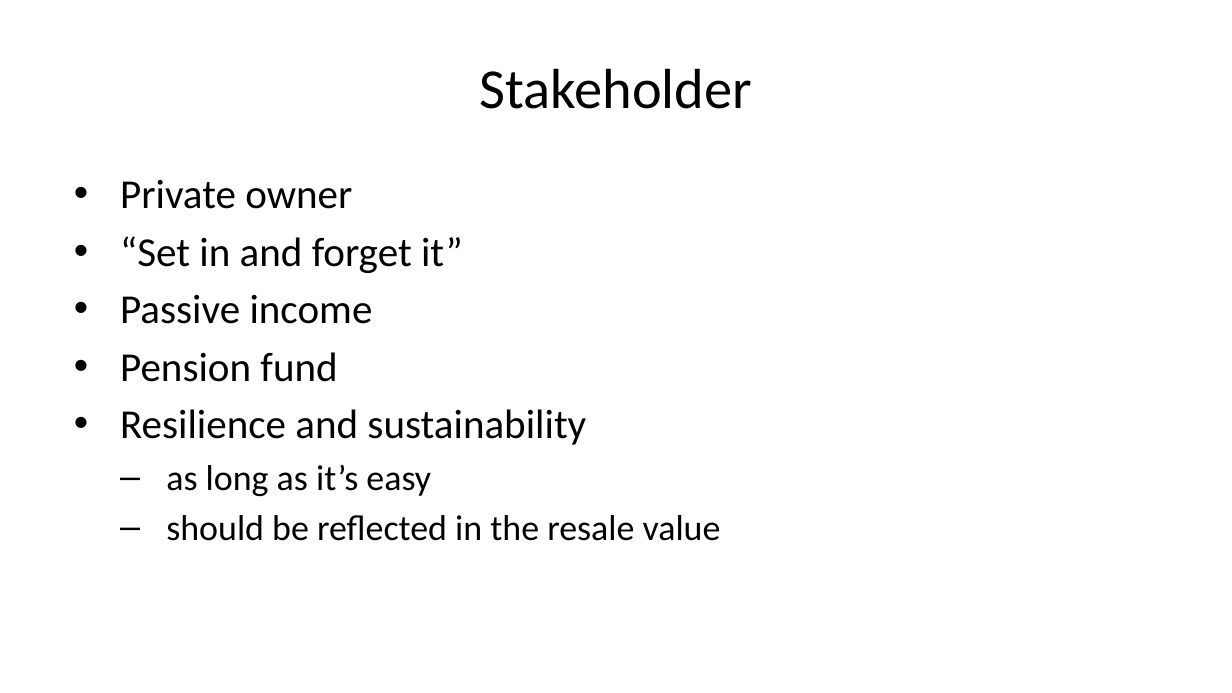
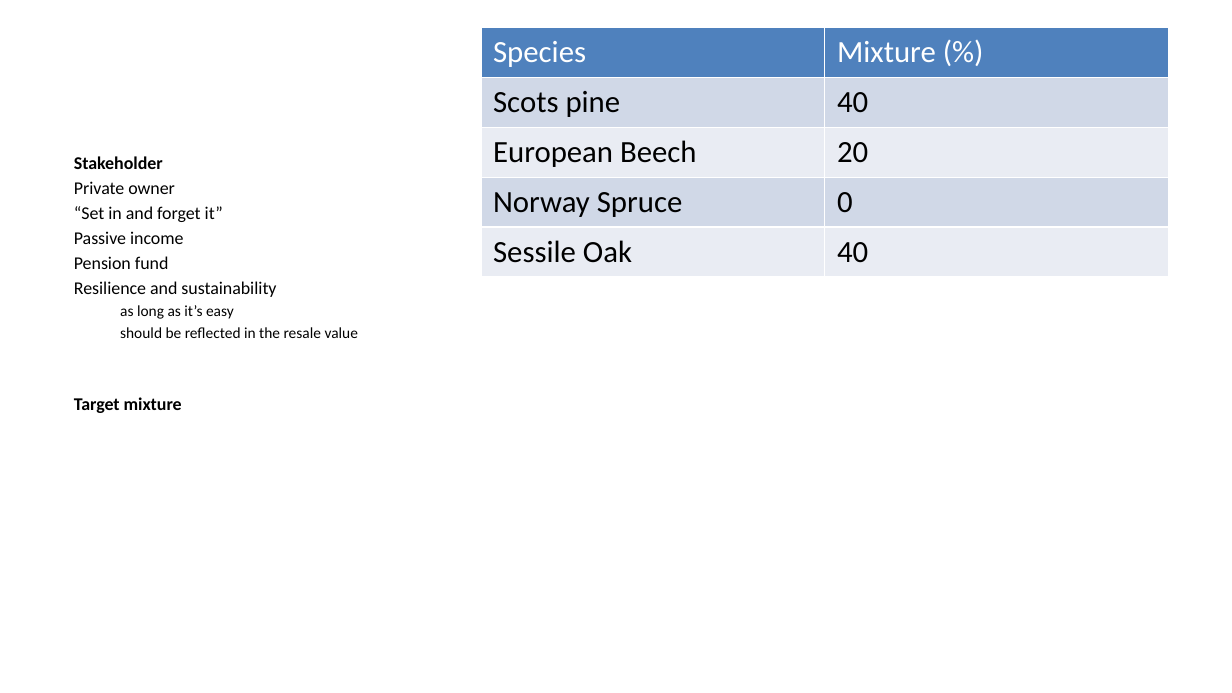
Before and after one commit to TyrannosauruSnacks/forest_management_2025, a slide deck: slide 7 of presentation.pptx (slide 6 before the commit). Drawn at 1232x693 pixels with LibreOffice and Linux fonts; fonts in the diff are those of the drawing. Boxes give left, top, right and bottom in pixels: in the first picture for what was removed or moved away, otherwise in the second. Text is boxed around its words. In the diff, an @@ line names an element or a change of style, - is before the commit and + after.

```diff
--- a/presentation.pptx
+++ b/presentation.pptx
@@ table added at [480,27,1168,617], 5 rows, 2 columns @@
+Species | Mixture (%)
+Scots pine | 40
+European Beech | 20
+Norway Spruce | 0
+Sessile Oak | 40
@@ title removed at [479,68,752,109] @@
-Stakeholder
@@ text "Stakeholder": place and size @@
-text "Stakeholder" at [120,179,721,541]
+text "Stakeholder" at [74,156,358,413]
@@ text at [74,156,163,169]: paragraph added @@
+Stakeholder
@@ text at [74,181,358,338]: size 24 to 10.5 pt in "Private owner", "“Set in and forget it”", "Passive income", "Pension fund" and 1 more places; size 21 to 9 pt in "as long as it’s easy", "should be reflected in the resale value"; bullet • to none; less space between paragraphs; bullet – to none @@
@@ text at [74,397,182,413]: paragraph added @@
+Target mixture
```
Also in this commit, not shown: 9 other slides changed, 10 slides added, 4 slides removed, 6 other files.
